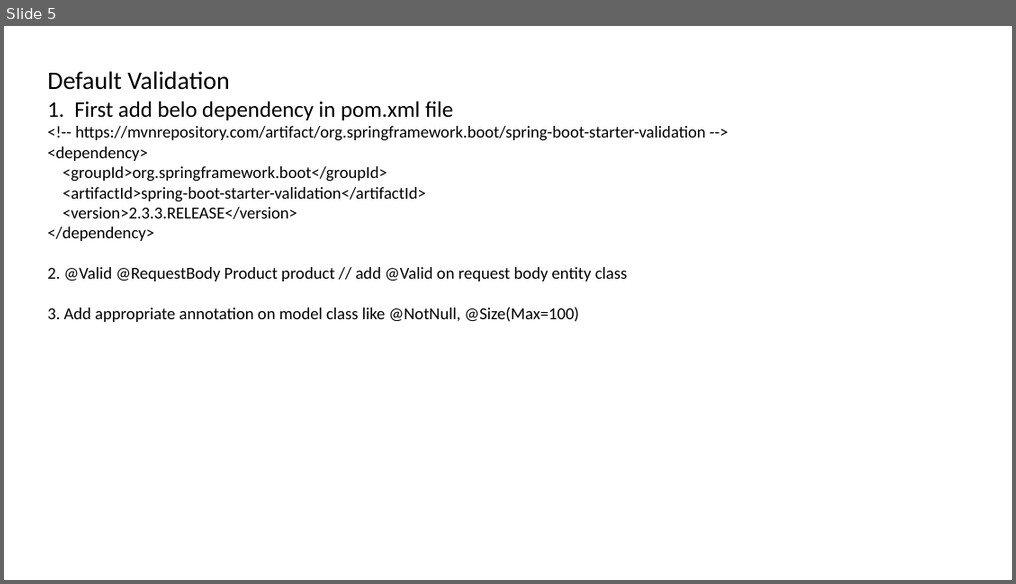
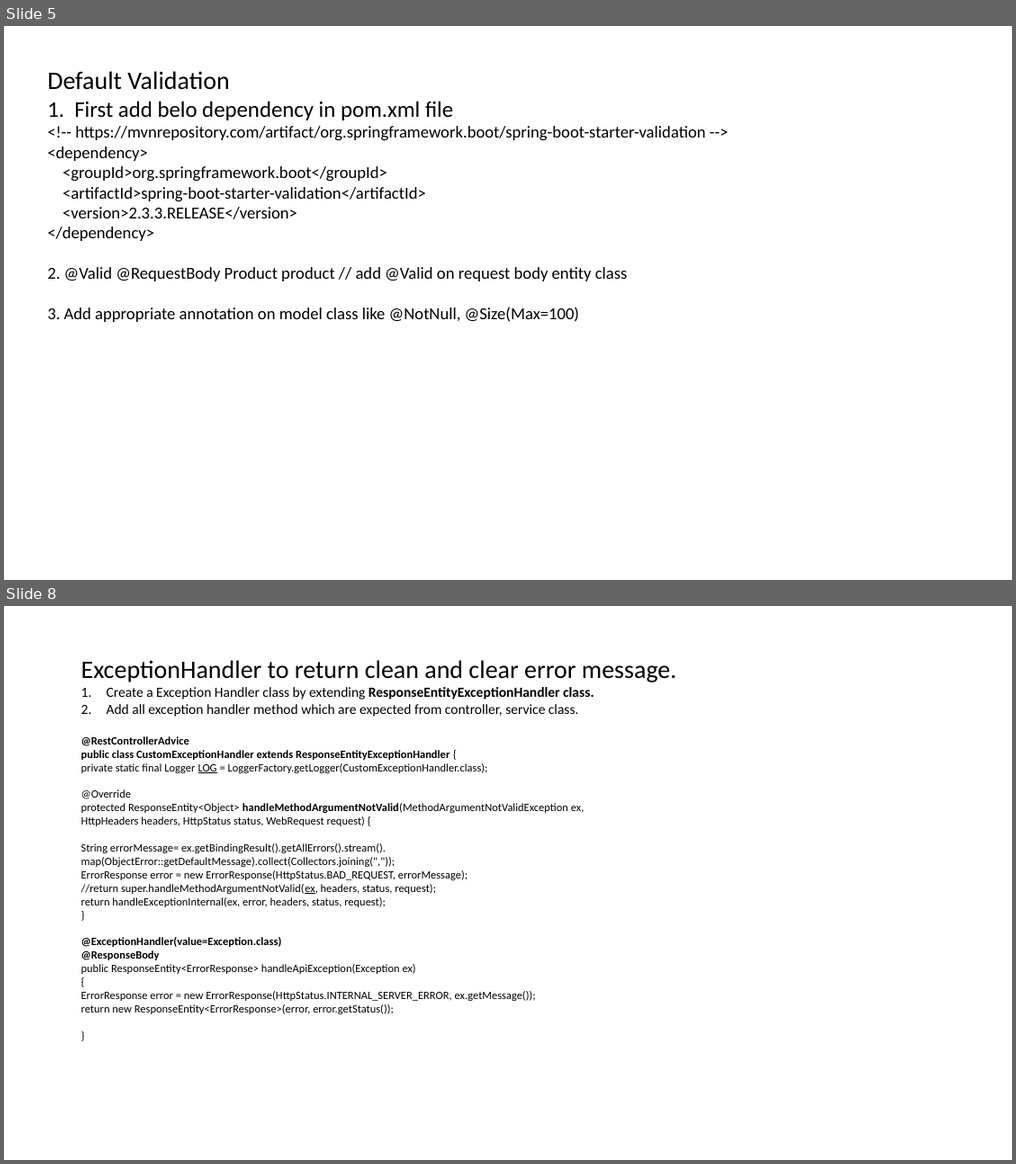
Before and after one commit to shi514652697/Resources, a slide deck: SpringBootPPT/Spring REST Validation.pptx. Shown one above the other, each under a label of ours: slide 5 before the commit, slides 5 and 8 after it; the slides between them are not shown. The pictures are 1016x584 and 1016x1164 pixels, drawn with LibreOffice and Linux fonts; fonts in the diff are those of the drawing. Boxes give left, top, right and bottom in pixels: in the first picture for what was removed or moved away, otherwise in the second. Text is boxed around its words. In the diff, an @@ line names an element or a change of style, - is before the commit and + after.

Commit message:
updated

```diff
--- a/SpringBootPPT/Spring REST Validation.pptx
+++ b/SpringBootPPT/Spring REST Validation.pptx
@@ slide 8 added at box(4, 606, 1012, 1160), background #FFFFFF @@
@@ text added at box(81, 660, 677, 1015), 8 pt, text #000000 @@
+ExceptionHandler to return clean and clear error message.
+1. Create a Exception Handler class by extending ResponseEntityExceptionHandler class.
+2. Add all exception handler method which are expected from controller, service class.
+@RestControllerAdvice
+public class CustomExceptionHandler extends ResponseEntityExceptionHandler {
+private static final Logger LOG = LoggerFactory.getLogger(CustomExceptionHandler.class);
+@Override
+protected ResponseEntity<Object> handleMethodArgumentNotValid(MethodArgumentNotValidException ex,
+HttpHeaders headers, HttpStatus status, WebRequest request) {
+String errorMessage= ex.getBindingResult().getAllErrors().stream().
+map(ObjectError::getDefaultMessage).collect(Collectors.joining(","));
+ErrorResponse error = new ErrorResponse(HttpStatus.BAD_REQUEST, errorMessage);
+//return super.handleMethodArgumentNotValid(ex, headers, status, request);
+return handleExceptionInternal(ex, error, headers, status, request);
+}
+@ExceptionHandler(value=Exception.class)
+@ResponseBody
+public ResponseEntity<ErrorResponse> handleApiException(Exception ex)
+{
+ErrorResponse error = new ErrorResponse(HttpStatus.INTERNAL_SERVER_ERROR, ex.getMessage());
+return new ResponseEntity<ErrorResponse>(error, error.getStatus());
+}
```
Also in this commit, not shown: 2 other slides added.
